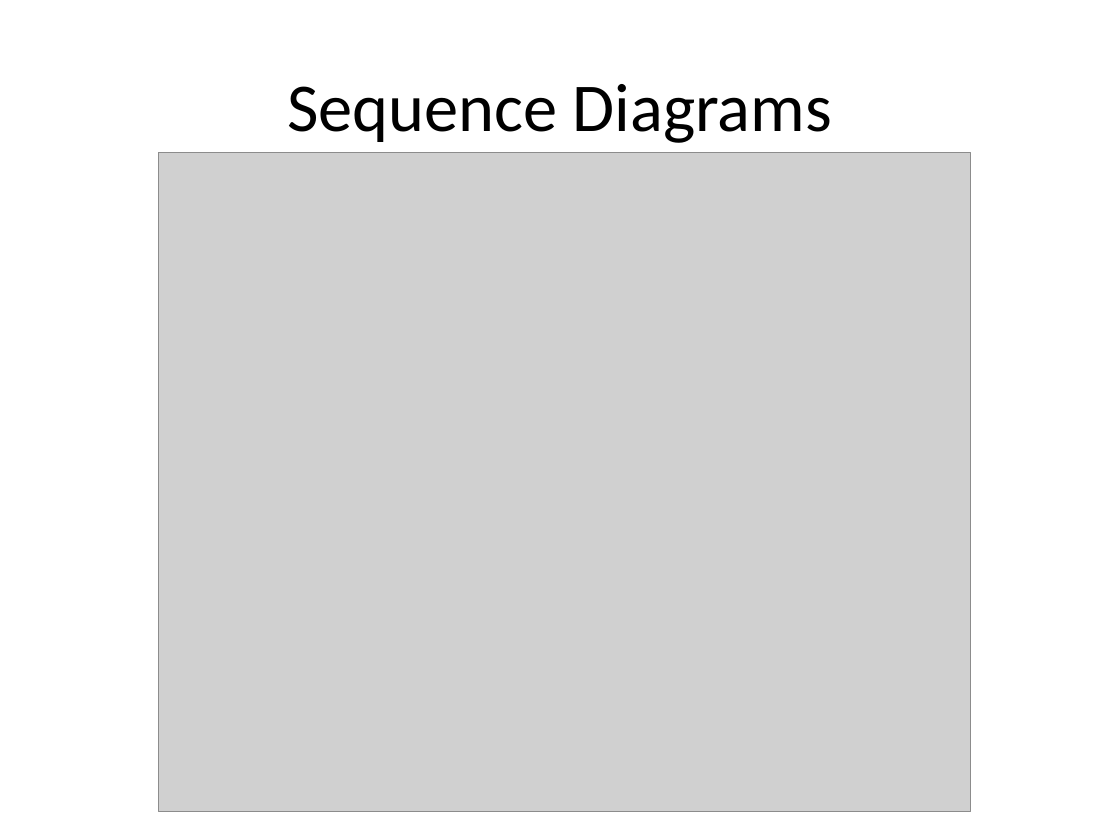
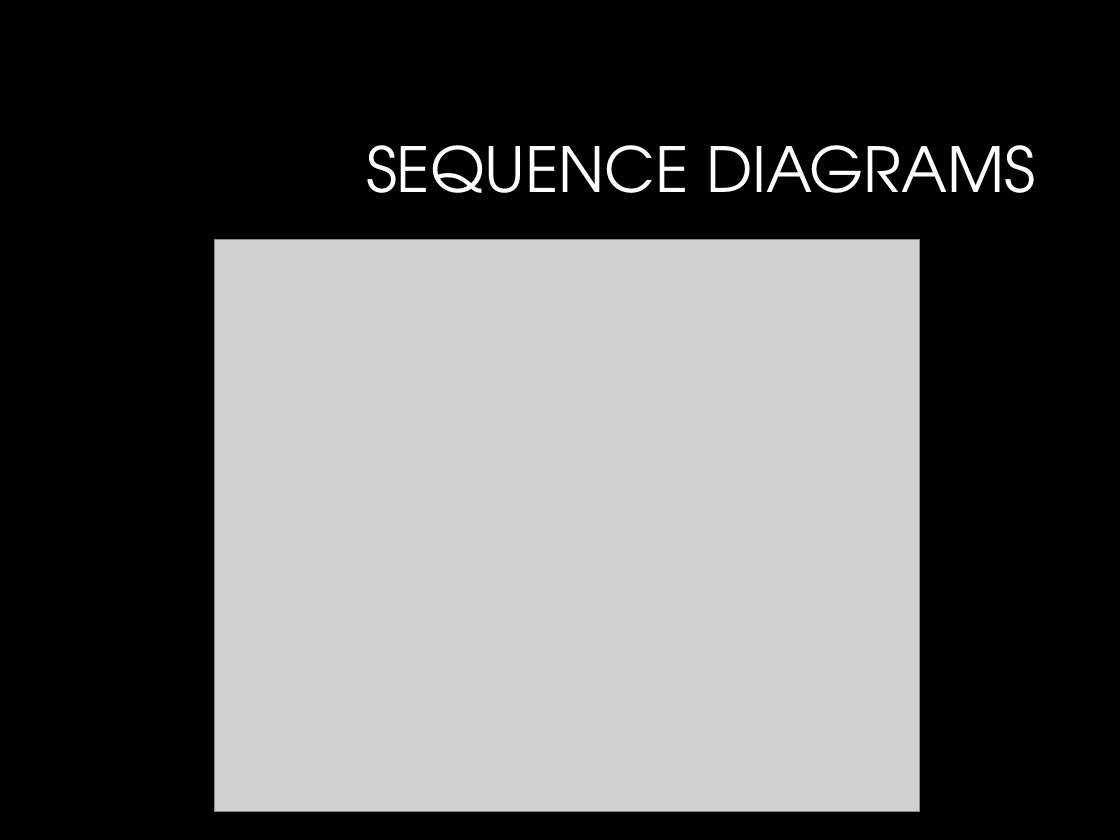
Before and after one commit to NateChristiansen/SeniorProject, a slide deck: slide 11 of Documents/Presentations/Presentation1.pptx. Drawn at 1120x840 pixels with LibreOffice and Linux fonts; fonts in the diff are those of the drawing; grey boxes stand for pictures; background and template pictures are left out. Boxes give left, top, right and bottom in pixels: in the first picture for what was removed or moved away, otherwise in the second. Text is boxed around its words. In the diff, an @@ line names an element or a change of style, - is before the commit and + after.

```diff
--- a/Documents/Presentations/Presentation1.pptx
+++ b/Documents/Presentations/Presentation1.pptx
@@ background #FFFFFF to #000000 @@
@@ title at (x1=366, y1=145, x2=1036, y2=193): text changed; size 44 to 40 pt; font Calibri to TeX Gyre Adventor; text colour #000000 to #FFFFFF @@
-Sequence Diagrams
+SEQUENCE DIAGRAMS
@@ picture resized from (x1=159, y1=152, x2=971, y2=812) to (x1=215, y1=240, x2=920, y2=812) @@
```
Also in this commit, not shown: 12 other slides changed.
